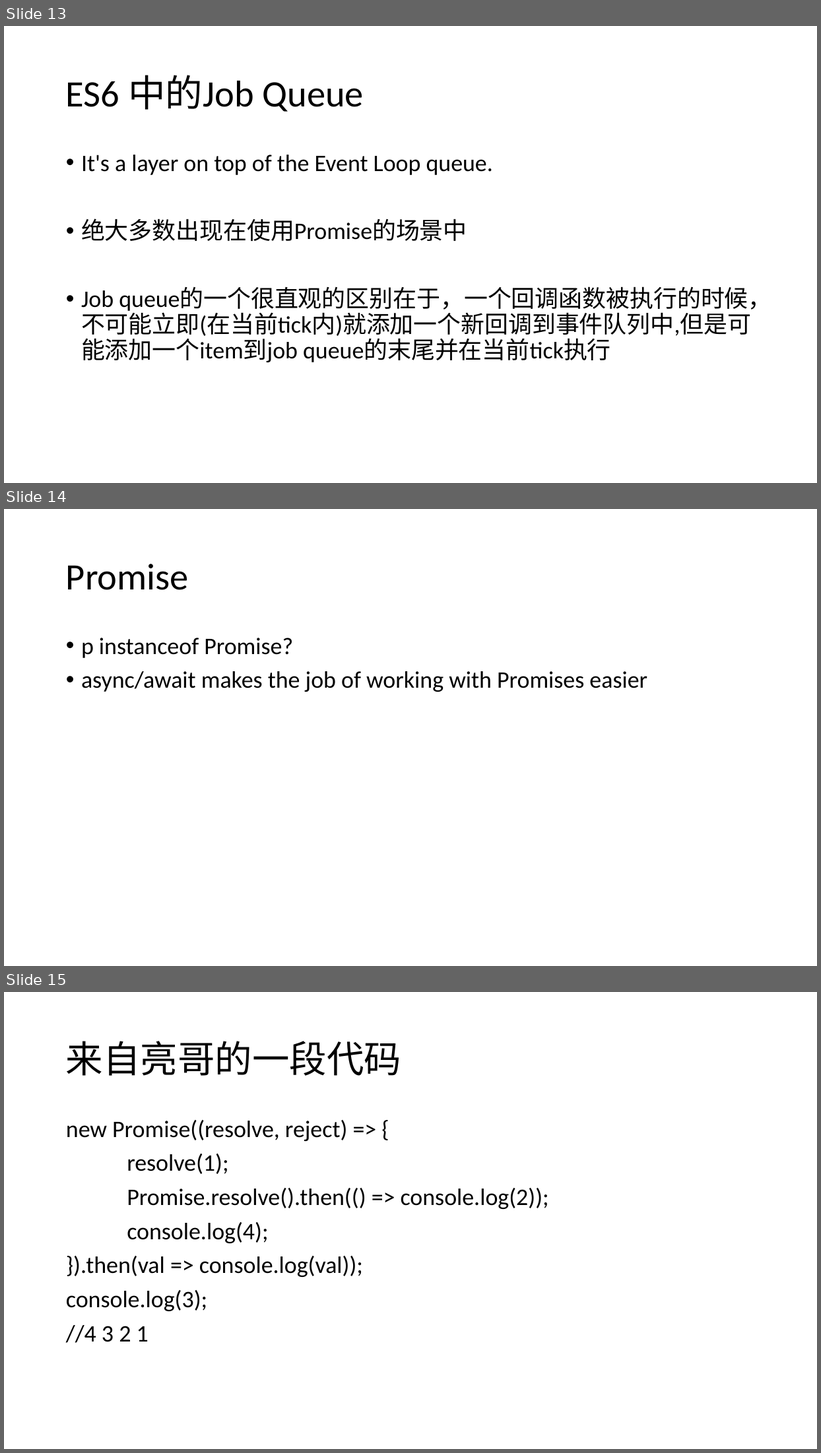
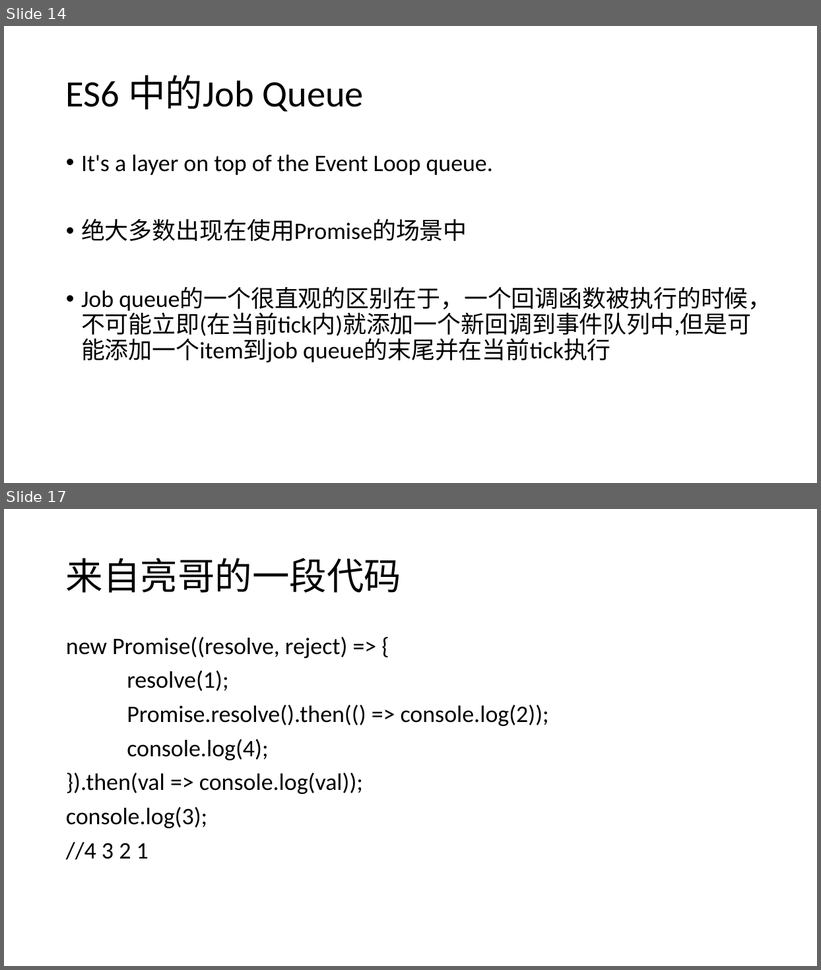
Before and after one commit to WHITE-ILMARE/Technique-Share, a slide deck: Deep Digging in Browser.pptx. Shown one above the other, each under a label of ours: slides 13, 14 and 15 before the commit, slides 14 and 17 after it; the slides between them are not shown. The pictures are 821x1453 and 821x970 pixels, drawn with LibreOffice and Linux fonts; fonts in the diff are those of the drawing. Boxes give left, top, right and bottom in pixels: in the first picture for what was removed or moved away, otherwise in the second. Text is boxed around its words. In the diff, an @@ line names an element or a change of style, - is before the commit and + after.

```diff
--- a/Deep Digging in Browser.pptx
+++ b/Deep Digging in Browser.pptx
@@ slide 14 removed at (4,509,817,966), background #FFFFFF @@
@@ title removed at (66,564,189,590) @@
-Promise
@@ text removed at (81,638,648,692) @@
-• p instanceof Promise?
-• async/await makes the job of working with Promises easier
@@ what was slide 13 is now slide 14 @@
@@ what was slide 15 is now slide 17 @@
```
Also in this commit, not shown: 4 slides changed, 3 slides added.
